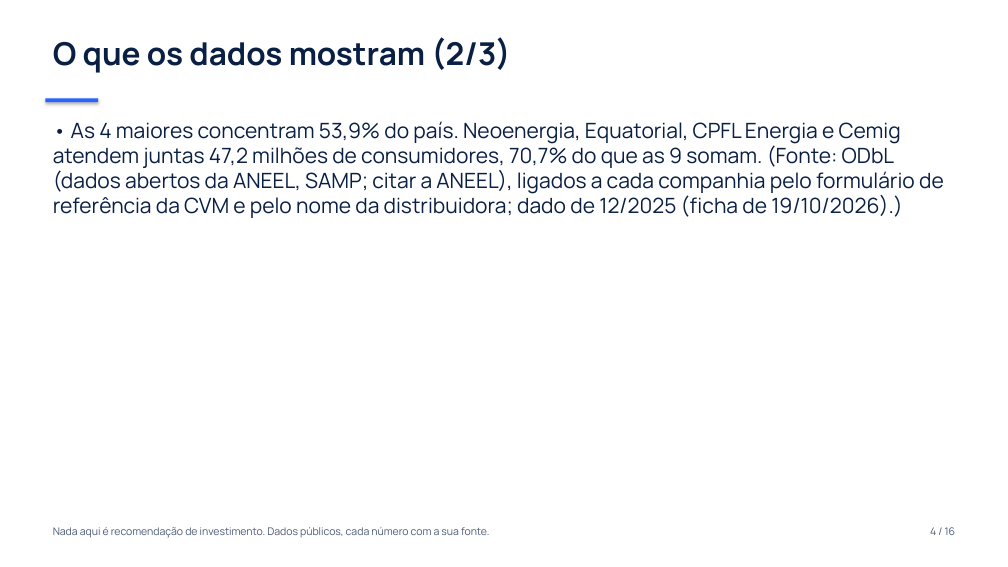
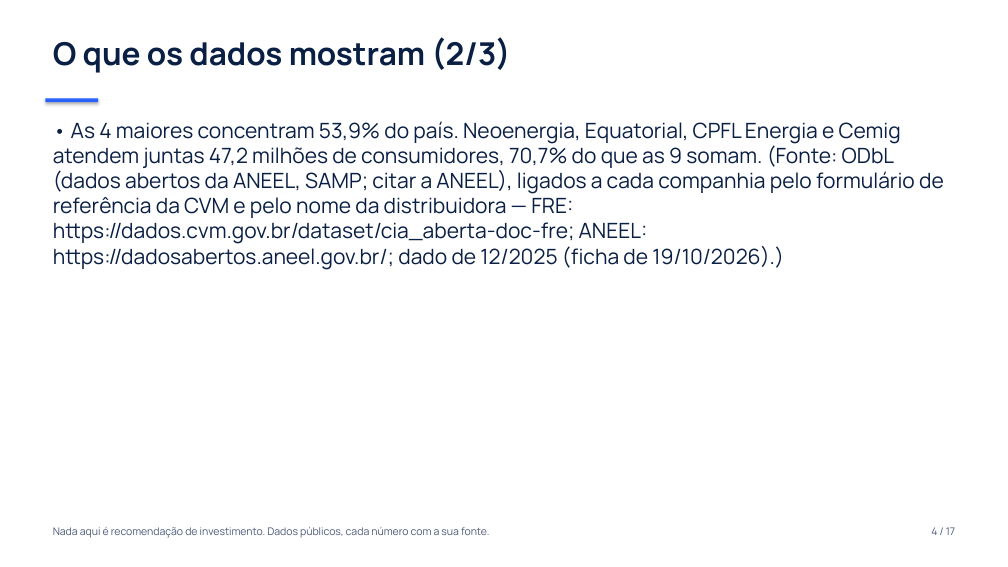
Before and after one commit to tbc174/tickerlab, a slide deck: slide 4 of site/relatorio/setor-eletricas-apresentacao.pptx. Drawn at 1008x567 pixels with LibreOffice and Linux fonts; fonts in the diff are those of the drawing. Boxes give left, top, right and bottom in pixels: in the first picture for what was removed or moved away, otherwise in the second. Text is boxed around its words. In the diff, an @@ line names an element or a change of style, - is before the commit and + after.

```diff
--- a/site/relatorio/setor-eletricas-apresentacao.pptx
+++ b/site/relatorio/setor-eletricas-apresentacao.pptx
@@ text at (53,121,944,270): text changed @@
-• As 4 maiores concentram 53,9% do país. Neoenergia, Equatorial, CPFL Energia e Cemig atendem juntas 47,2 milhões de consumidores, 70,7% do que as 9 somam. (Fonte: ODbL (dados abertos da ANEEL, SAMP; citar a ANEEL), ligados a cada companhia pelo formulário de referência da CVM e pelo nome da distribuidora; dado de 12/2025 (ficha de 19/10/2026).)
+• As 4 maiores concentram 53,9% do país. Neoenergia, Equatorial, CPFL Energia e Cemig atendem juntas 47,2 milhões de consumidores, 70,7% do que as 9 somam. (Fonte: ODbL (dados abertos da ANEEL, SAMP; citar a ANEEL), ligados a cada companhia pelo formulário de referência da CVM e pelo nome da distribuidora — FRE: https://dados.cvm.gov.br/dataset/cia_aberta-doc-fre; ANEEL: https://dadosabertos.aneel.gov.br/; dado de 12/2025 (ficha de 19/10/2026).)
@@ text at (931,527,955,535): text changed @@
-4 / 16
+4 / 17
```
Also in this commit, not shown: 15 other slides changed, 1 slide added, 12 other files.
